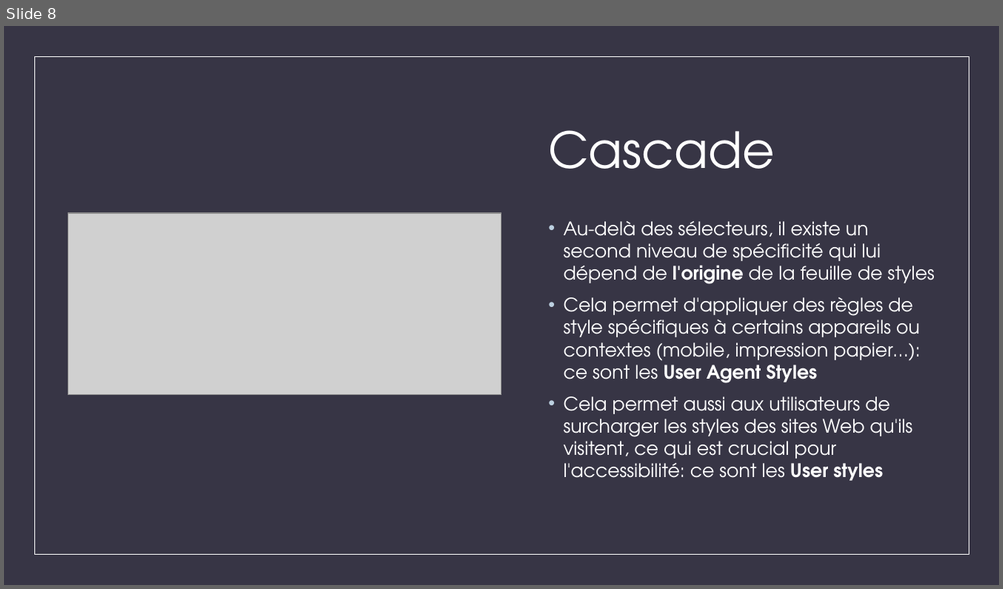
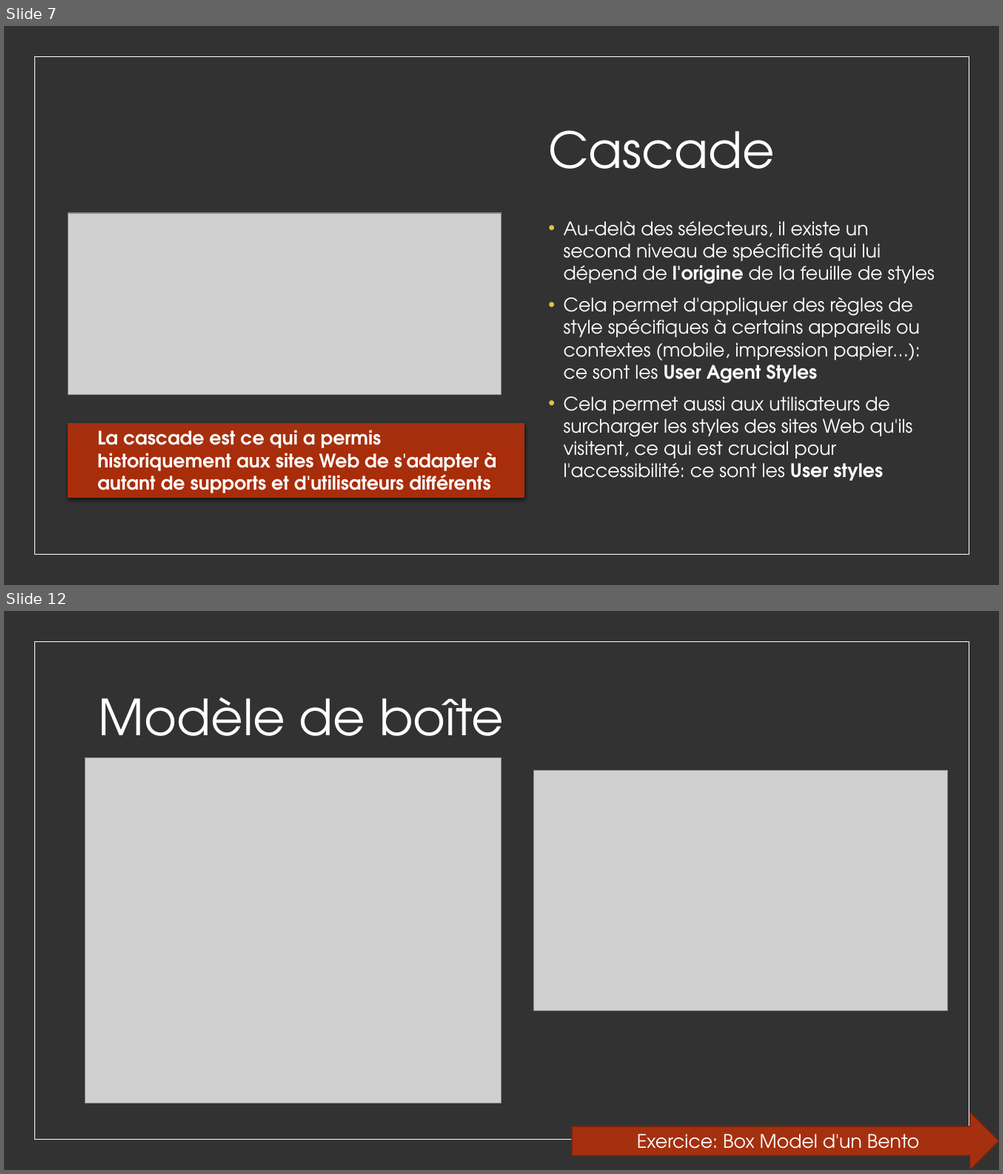
Before and after one commit to worldline/html-css-training, a slide deck: presenter_fr.pptx. Shown one above the other, each under a label of ours: slide 8 before the commit, slides 7 and 12 after it; the slides between them are not shown. The pictures are 1003x589 and 1003x1174 pixels, drawn with LibreOffice and Linux fonts; fonts in the diff are those of the drawing; grey boxes stand for pictures. Boxes give left, top, right and bottom in pixels: in the first picture for what was removed or moved away, otherwise in the second. Text is boxed around its words. In the diff, an @@ line names an element or a change of style, - is before the commit and + after.

```diff
--- a/presenter_fr.pptx
+++ b/presenter_fr.pptx
@@ slide 12 added at [4, 611, 999, 1170], background #323232; not listed: 1 template element that a slide beside it also shows @@
@@ title added at [99, 698, 504, 758], 48 pt, text #FFFFFF @@
+Modèle de boîte
@@ picture added at [85, 758, 502, 1103] @@
@@ picture added at [534, 771, 948, 1011] @@
@@ right arrow added at [572, 1113, 999, 1170], fill #A5300F, outline #7A240B 1 pt, 18 pt, text #FFFFFF @@
+Exercice: Box Model d'un Bento
@@ what was slide 8 is now slide 7 @@
@@ slide 7 changed as well @@
@@ background #373545 to #323232 @@
@@ text "Au-delà des sélecteurs, il existe ..." at [563, 221, 934, 481]: bullet colour #BCD0E0 to #E5C243 @@
@@ rectangle added at [68, 423, 525, 498], fill gradient #A5300F to #A82E0B to #A72D0B, 18 pt, text #FFFFFF, bold @@
+  La cascade est ce qui a permis historiquement aux sites Web de s'adapter à autant de supports et d'utilisateurs différents
```
Also in this commit, not shown: 6 other slides changed, 4 other slides added, 1 slide removed, 3 other files.
